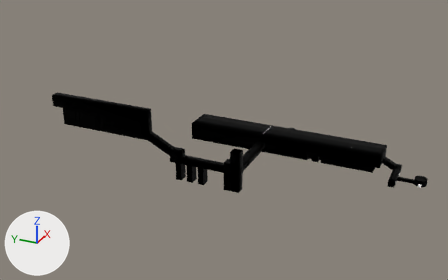
Two versions of the Blender file blends/lvl3 base corridors.blend, one commit apart.
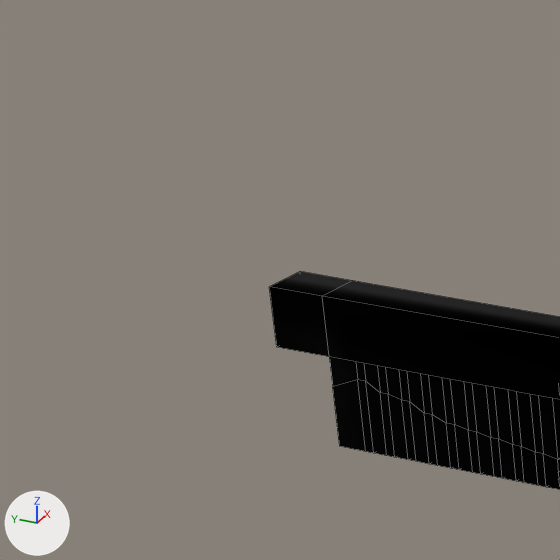
There are two pictures of each version: one whole from a camera (50 mm lens) standing at (-895.0, -73.0, 459.0) and looking at (-16.0, 323.0, 20.0), one close up on the part from 1% to 23% of the width and 15% to 52% of the height. The axes (+X, +Y, +Z) are drawn at lower left. The lights are the same throughout. The close-ups show mesh edges as thin lines.

In view in the first close-up: 'Base corridors 1.001'.
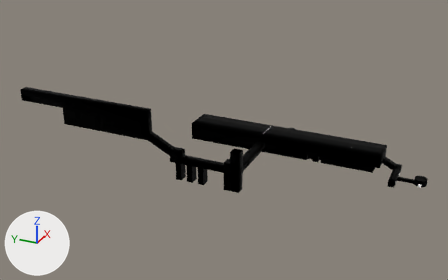
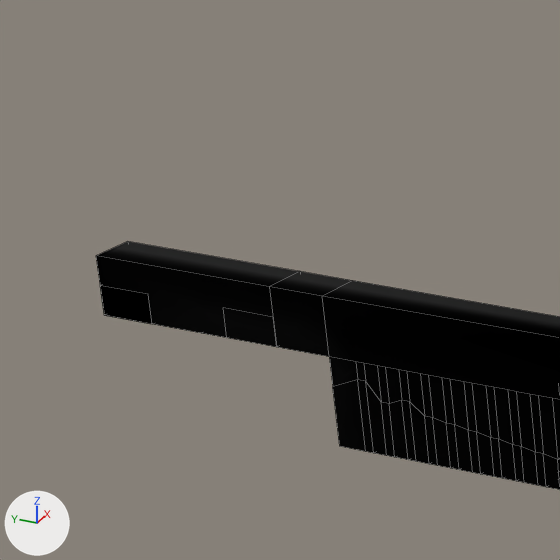
Changed parts and their boxes (x1, y1, x2, y2) in the close-ups (560 x 560 px):
'Base corridors 1.001', reshaped: before (269, 271, 560, 490); after (96, 241, 560, 490)
part 1 of me_base_corridors_002, built on: before (364, 363, 451, 468); after (96, 241, 451, 468)

The change in detail:
me_base_corridors_002 is used by ob_base_corridors_1_001; location (6.2, 1.7, -17.1); rotation (1.571, 0.0, 0.0), in degrees (90, 0, 0).
me_base_corridors_002 had 1054 vertices, 1062 faces and spanned x -113.0..74.0, y -5.0..105.0, z -603.0..13.0.
me_base_corridors_002 now has 1094 vertices, 1093 faces and spans x -113.0..74.0, y -5.0..105.0, z -670.0..13.0.
Part 1, on me_base_corridors_002:
2 vertices are removed from x -110.0, y 75.0, z -557.0..-554.0.
7 faces are deleted.
24 vertices in x -113.0..-98.0, y 61.0..72.0, z -549.0..-466.0 move by (0.0, -1.0, 0.0).
8 vertices in x -101.0..-98.0, y 73.0..74.0, z -557.0..-546.0 move by (0.0, -2.0, 0.0).
4 vertices in x -101.0..-98.0, y 77.0, z -565.0..-562.0 move by (0.0, -4.0, 0.0).
4 vertices in x -113.0..-110.0, y 76.0, z -565.0..-562.0 move by (0.0, -3.0, 0.0).
23 vertices are added at x -113.0..-98.0, y 55.0..105.0, z -670.0..-490.0.
5 new vertices lie (0.0, 0.0, 19.0) away from vertices in x -113.0..-98.0, y 85.0..95.0, z -670.0.
5 new vertices lie (0.0, 0.0, 10.0) away from vertices in x -113.0..-98.0, y 85.0, z -632.0.
9 new vertices lie (0.0, 10.0, 0.0) away from vertices in x -113.0..-98.0, y 85.0, z -651.0..-622.0.
38 new faces join them.
